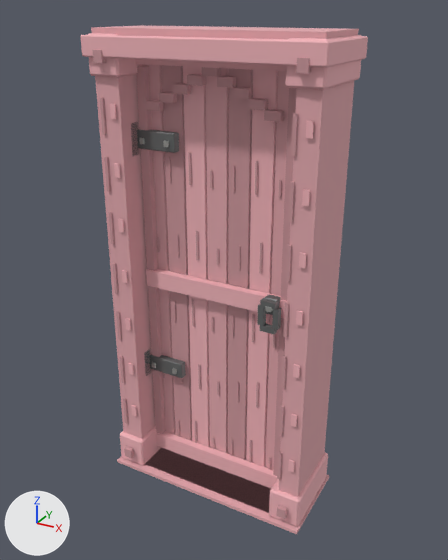
What one commit did to the glTF model assets/terra/blocks/models/cherry_door.gltf.
One viewpoint serves both versions: a camera (50 mm lens) standing at (1.67, -2.61, 2.07) and looking at (0.51, -0.49, 1.01). Every picture has the same lights, and +X, +Y and +Z are marked at lower left. The older version comes first. Vertices at exactly the same position are counted once.
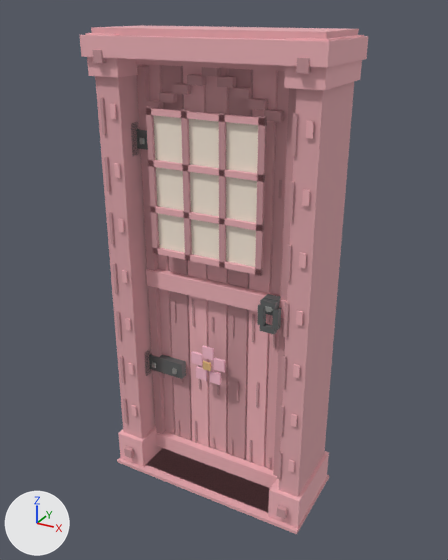
Patch to the scene script:
```diff
--- a/assets/terra/blocks/models/cherry_door.gltf.py
+++ b/assets/terra/blocks/models/cherry_door.gltf.py
@@ me_mesh_0 @@
-me_mesh_0.from_pydata(...)  # 1808 vertices, 2844 faces; spans x 0.01..0.99, y -0.7..-0.29, z 0.0..2.0
+me_mesh_0.from_pydata(...)  # 1896 vertices, 2916 faces; spans x 0.01..0.99, y -0.7..-0.29, z 0.0..2.0
+# me_mesh_0 part 1: a new loose piece, a box spanning x 0.03..0.17, y -0.68..-0.32, z 0.01..0.17, in mat_frame_wood_2 (pink #f3b5bb)
+# me_mesh_0 part 2: a new loose piece, a box spanning x 0.03..0.17, y -0.68..-0.32, z 1.83..1.98, in mat_frame_wood_2 (pink #f3b5bb)
+# me_mesh_0 part 3: a new loose piece, a box spanning x 0.83..0.98, y -0.68..-0.32, z 0.01..0.17, in mat_frame_wood_2 (pink #f3b5bb)
+# me_mesh_0 part 4: a new loose piece, a box spanning x 0.83..0.98, y -0.68..-0.32, z 1.83..1.98, in mat_frame_wood_2 (pink #f3b5bb)
+# me_mesh_0 part 5: a new loose piece, a box spanning x 0.39..0.415, y -0.606..-0.592, z 1.12..1.72, in mat_leaf_wood_1 (pink #cd989e)
+# me_mesh_0 part 6: a new loose piece, a box spanning x 0.55..0.575, y -0.606..-0.592, z 1.12..1.72, in mat_leaf_wood_1 (pink #cd989e)
+# me_mesh_0 part 7: a new loose piece, a box spanning x 0.23..0.735, y -0.606..-0.592, z 1.3..1.325, in mat_leaf_wood_2 (pink #f3b5bb)
+# me_mesh_0 part 8: a new loose piece, a box spanning x 0.23..0.735, y -0.606..-0.592, z 1.49..1.515, in mat_leaf_wood_2 (pink #f3b5bb)
+# me_mesh_0 part 9: a new loose piece, a box spanning x 0.23..0.735, y -0.606..-0.592, z 1.69..1.715, in mat_leaf_wood_2 (pink #f3b5bb)
+# me_mesh_0 part 10: a new loose piece, a box spanning x 0.237..0.723, y -0.59..-0.576, z 1.13..1.7, in mat_leaf_silk (pale yellow #fef0df)
+# me_mesh_0 part 11: a new loose piece, a box spanning x 0.461..0.513, y -0.597..-0.587, z 0.673..0.728, in mat_leaf_petal (pink #fec2d3)
+# me_mesh_0 part 12: a new loose piece, a box spanning x 0.5171..0.5691, y -0.597..-0.587, z 0.6295..0.6845, in mat_leaf_petal (pink #fec2d3)
+# me_mesh_0 part 13: a new loose piece, a box spanning x 0.4957..0.5477, y -0.597..-0.587, z 0.559..0.614, in mat_leaf_petal (pink #fec2d3)
+# me_mesh_0 part 14: a new loose piece, a box spanning x 0.4263..0.4783, y -0.597..-0.587, z 0.559..0.614, in mat_leaf_petal (pink #fec2d3)
+# me_mesh_0 part 15: a new loose piece, a box spanning x 0.4049..0.4569, y -0.597..-0.587, z 0.6295..0.6845, in mat_leaf_petal (pink #fec2d3)
+# me_mesh_0 part 16: a new loose piece, a box spanning x 0.47..0.507, y -0.611..-0.602, z 0.625..0.662, in mat_leaf_brass (beige #f1c78e)
+# me_mesh_0 part 17: a new loose piece of 20 vertices spanning x 0.23..0.74, y -0.61..-0.59, z 1.12..1.72
+# me_mesh_0 part 18: 36 vertices removed from x 0.01..0.99, y -0.7..-0.3, z 1.55..1.98; 4 vertices added at x 0.01..0.99, y -0.7..-0.3, z 1.98
+# me_mesh_0 part 19: 32 vertices removed from x 0.74..0.8, y -0.58..-0.42, z 0.95..1.02
+# other edits to the shape of me_mesh_0 do not show in these pictures
 me_mesh_0.materials.append(mat_frame_wood_0)
@@ me_mesh_0 @@
 me_mesh_0.materials.append(mat_leaf_rivet)
+me_mesh_0.materials.append(mat_leaf_silk)  # pale yellow #fef0df
+me_mesh_0.materials.append(mat_leaf_petal)  # pink #fec2d3
+me_mesh_0.materials.append(mat_leaf_brass)  # beige #f1c78e
```

Changed parts and their boxes [x1, y1, x2, y2] in the pictures (448 x 560 px):
part 1 of me_mesh_0, added (pink): after [118, 427, 162, 467]
part 2 of me_mesh_0, added: after [85, 33, 142, 78]
part 3 of me_mesh_0, added (pink): after [268, 451, 329, 528]
part 4 of me_mesh_0, added: after [284, 35, 364, 90]
part 5 of me_mesh_0, added: after [181, 109, 192, 259]
part 6 of me_mesh_0, added: after [219, 112, 226, 266]
part 7 of me_mesh_0, added (pink): after [151, 206, 264, 231]
part 8 of me_mesh_0, added (pink): after [148, 160, 265, 182]
part 9 of me_mesh_0, added (pink): after [147, 108, 267, 125]
part 10 of me_mesh_0, added (pale yellow): after [153, 115, 258, 267]
part 11 of me_mesh_0, added: after [202, 346, 214, 360]
part 12 of me_mesh_0, added: after [214, 358, 225, 372]
part 13 of me_mesh_0, added: after [210, 370, 221, 385]
part 14 of me_mesh_0, added: after [196, 366, 207, 381]
part 15 of me_mesh_0, added: after [191, 351, 203, 366]
part 16 of me_mesh_0, added: after [203, 361, 211, 371]
part 17 of me_mesh_0, added: after [146, 106, 267, 276]
part 18 of me_mesh_0, built on: before [80, 35, 368, 153]; after [80, 35, 368, 68]
part 19 of me_mesh_0, deleted: before [264, 294, 281, 315]
